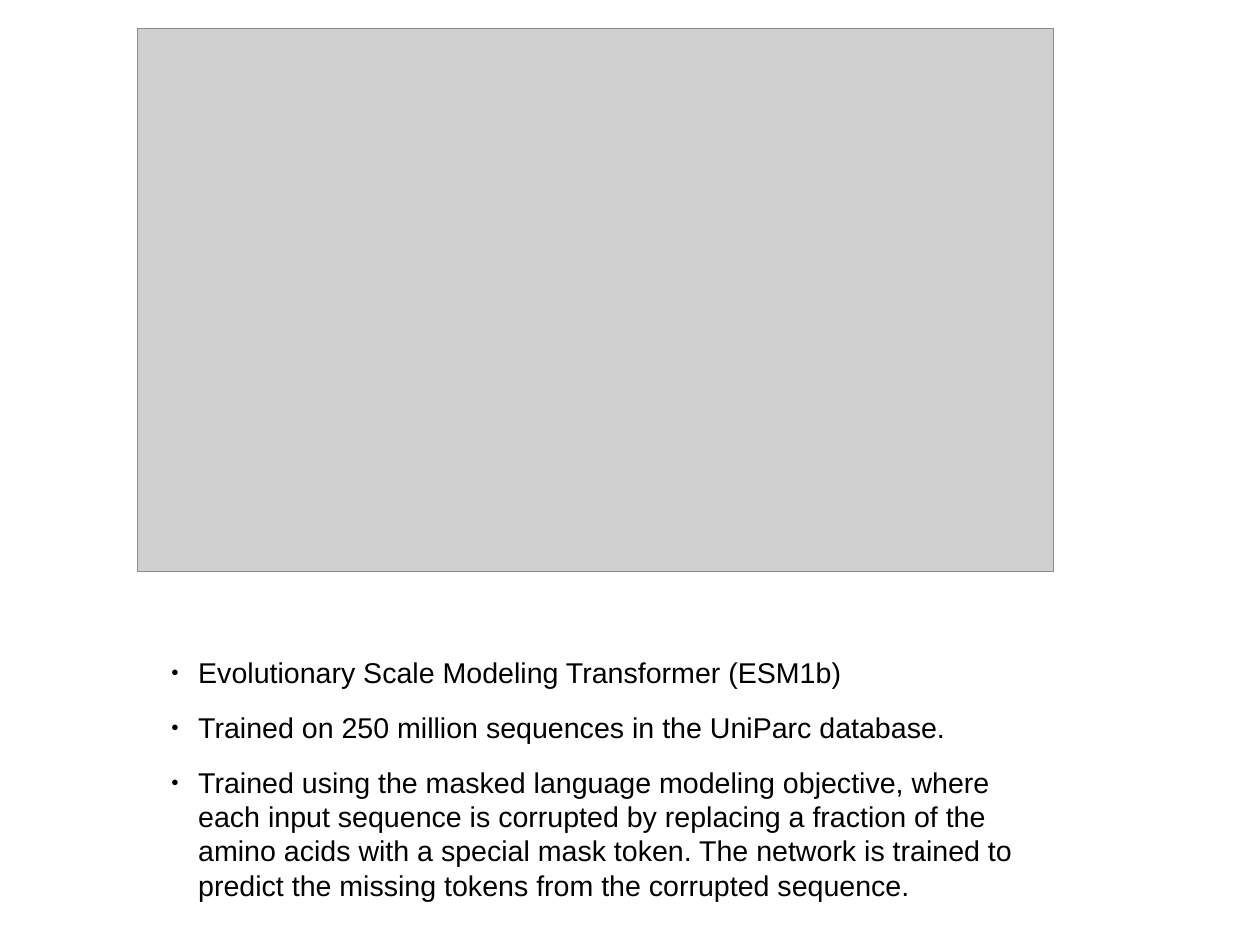
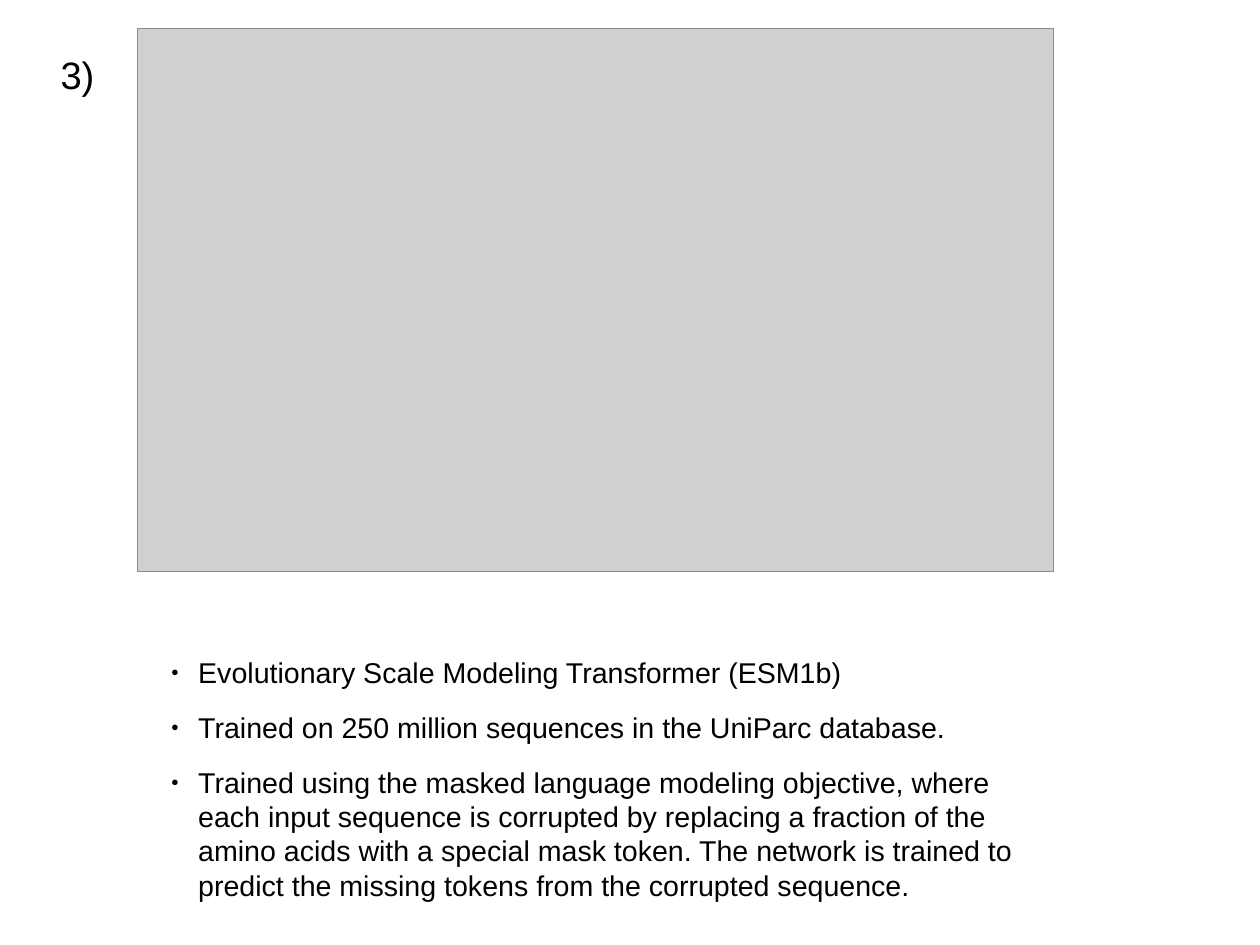
Before and after one commit to akulikova64/BERT_CNN_comparison, a slide deck: slide 3 of analysis/present_12_16_21.odp (slide 5 before the commit). Drawn at 1260x945 pixels with LibreOffice and Linux fonts; fonts in the diff are those of the drawing; grey boxes stand for pictures. Boxes give left, top, right and bottom in pixels: in the first picture for what was removed or moved away, otherwise in the second. Text is boxed around its words. In the diff, an @@ line names an element or a change of style, - is before the commit and + after.

```diff
--- a/analysis/present_12_16_21.odp
+++ b/analysis/present_12_16_21.odp
@@ text added at (61, 61, 95, 97), 24 pt, text #000000 @@
+3)
```
Also in this commit, not shown: 9 other slides changed, 8 slides added, 3 slides removed, 4 other files.
